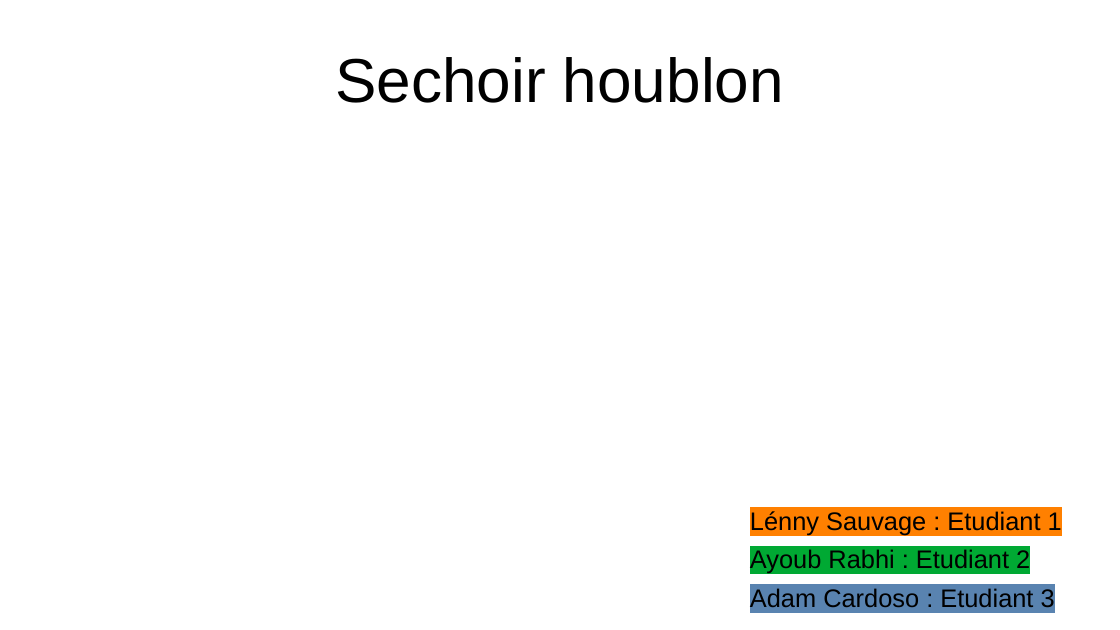
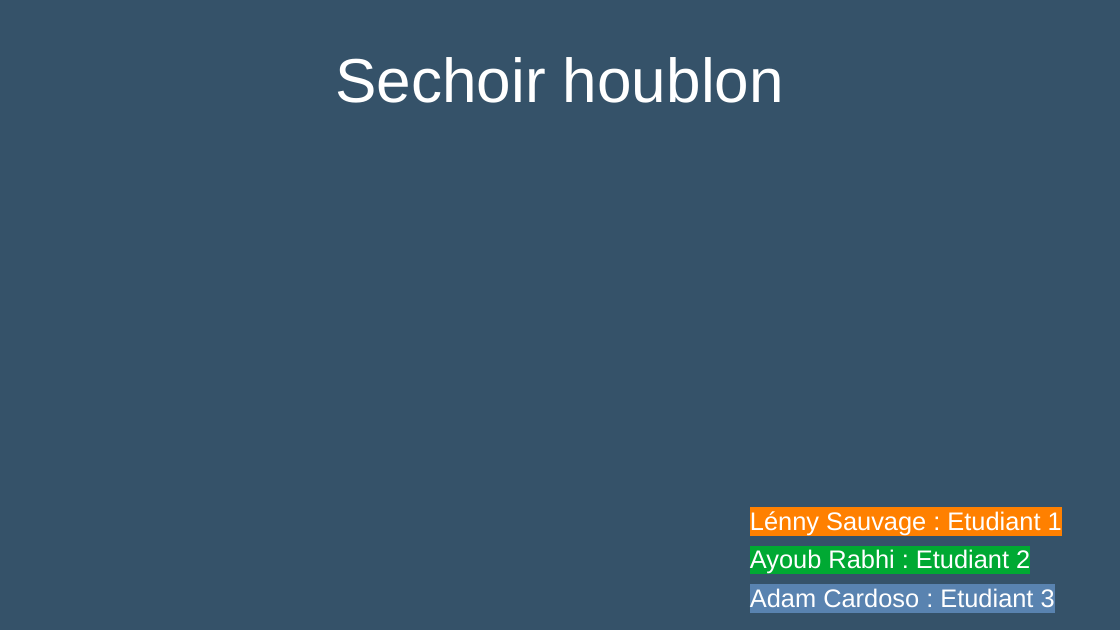
Before and after one commit to Sauvage89/sechoir-houblon, a slide deck: slide 1 of doc/diaporama/revue1.odp. Drawn at 1120x630 pixels with LibreOffice and Linux fonts; fonts in the diff are those of the drawing. Boxes give left, top, right and bottom in pixels: in the first picture for what was removed or moved away, otherwise in the second. Text is boxed around its words. In the diff, an @@ line names an element or a change of style, - is before the commit and + after.

```diff
--- a/doc/diaporama/revue1.odp
+++ b/doc/diaporama/revue1.odp
@@ background #FFFFFF to #355269 @@
@@ title "Sechoir houblon" at [335, 57, 784, 103]: text colour #000000 to #FFFFFF @@
@@ text "Lénny Sauvage : Etudiant 1" at [750, 511, 1062, 607]: text colour #000000 to #FFFFFF @@
```
Also in this commit, not shown: 13 other slides changed, 2 slides added, 2 slides removed, 1 other file.
